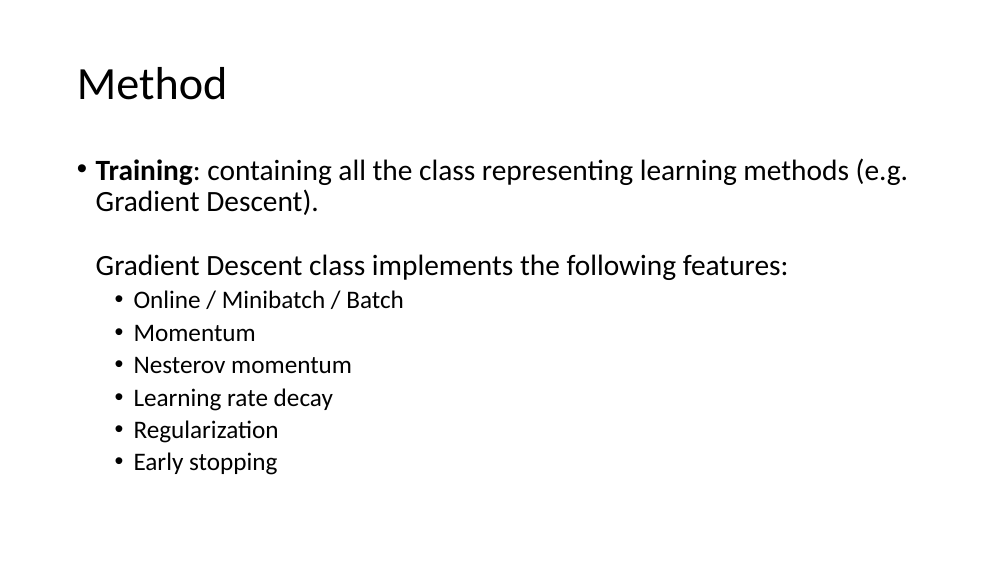
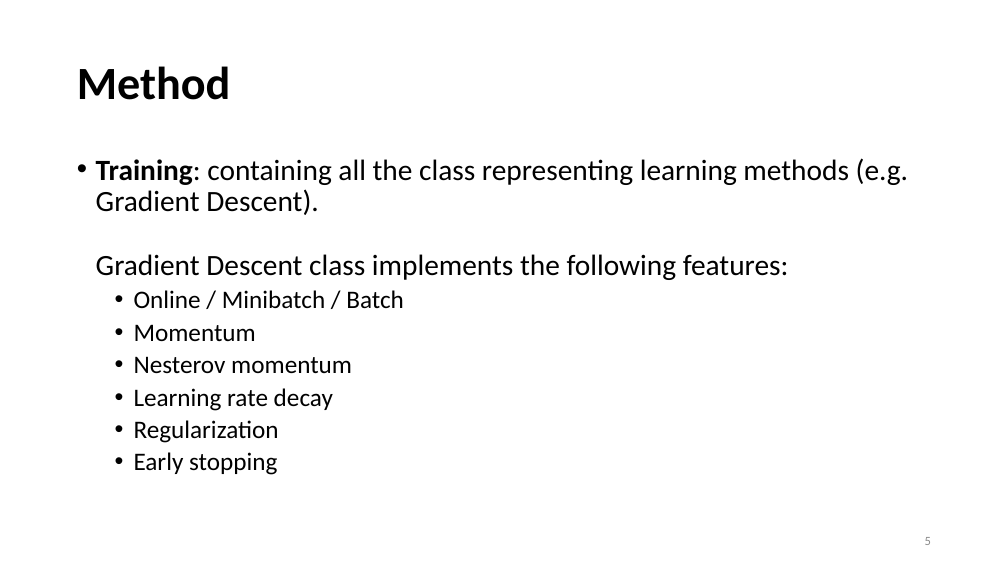
Before and after one commit to tommasoDR/NN-Implementation, a slide deck: slide 5 of Report.pptx. Drawn at 1008x567 pixels with LibreOffice and Linux fonts; fonts in the diff are those of the drawing. Boxes give left, top, right and bottom in pixels: in the first picture for what was removed or moved away, otherwise in the second. Text is boxed around its words. In the diff, an @@ line names an element or a change of style, - is before the commit and + after.

```diff
--- a/Report.pptx
+++ b/Report.pptx
@@ title "Method" at (x1=77, y1=66, x2=231, y2=100): bold on @@
@@ page number added at (x1=925, y1=537, x2=931, y2=545), 12 pt, text #8C8C8C @@
+5
```
Also in this commit, not shown: 10 other slides changed, 7 slides added, 1 slide removed, 10 other files.
